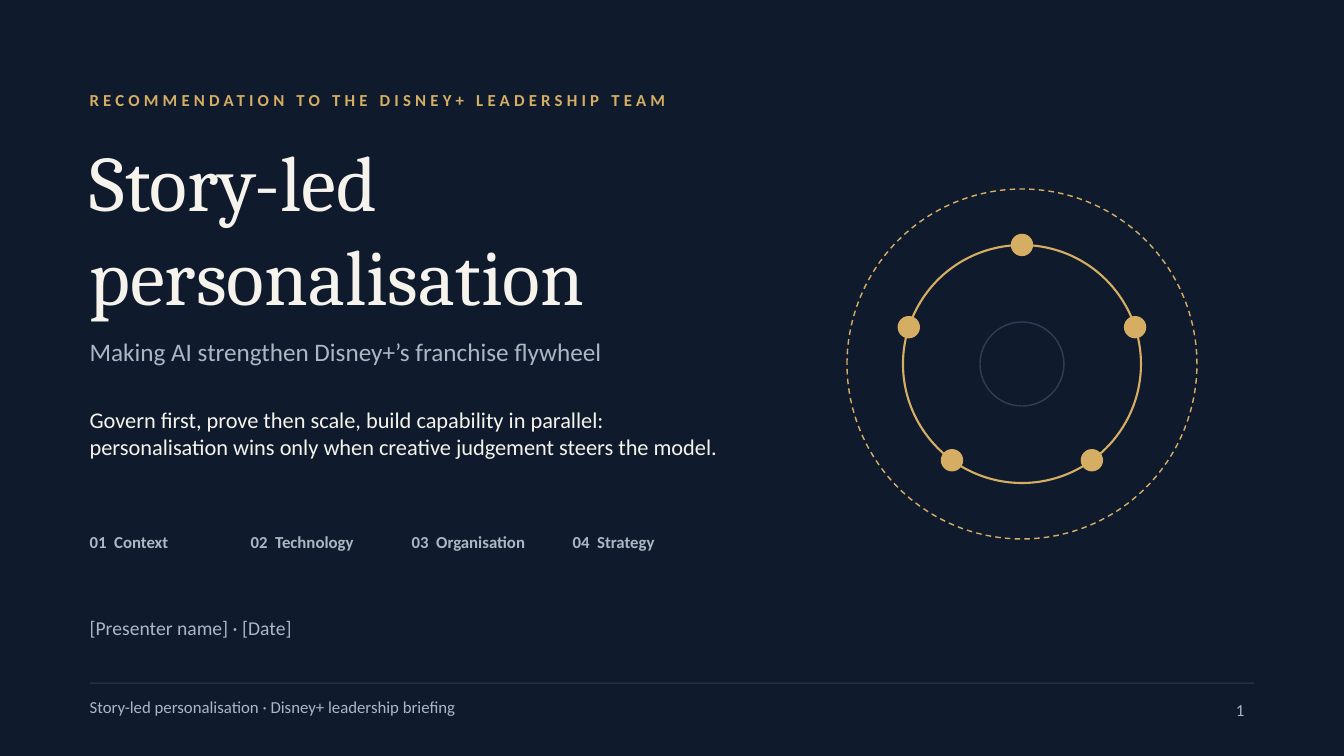
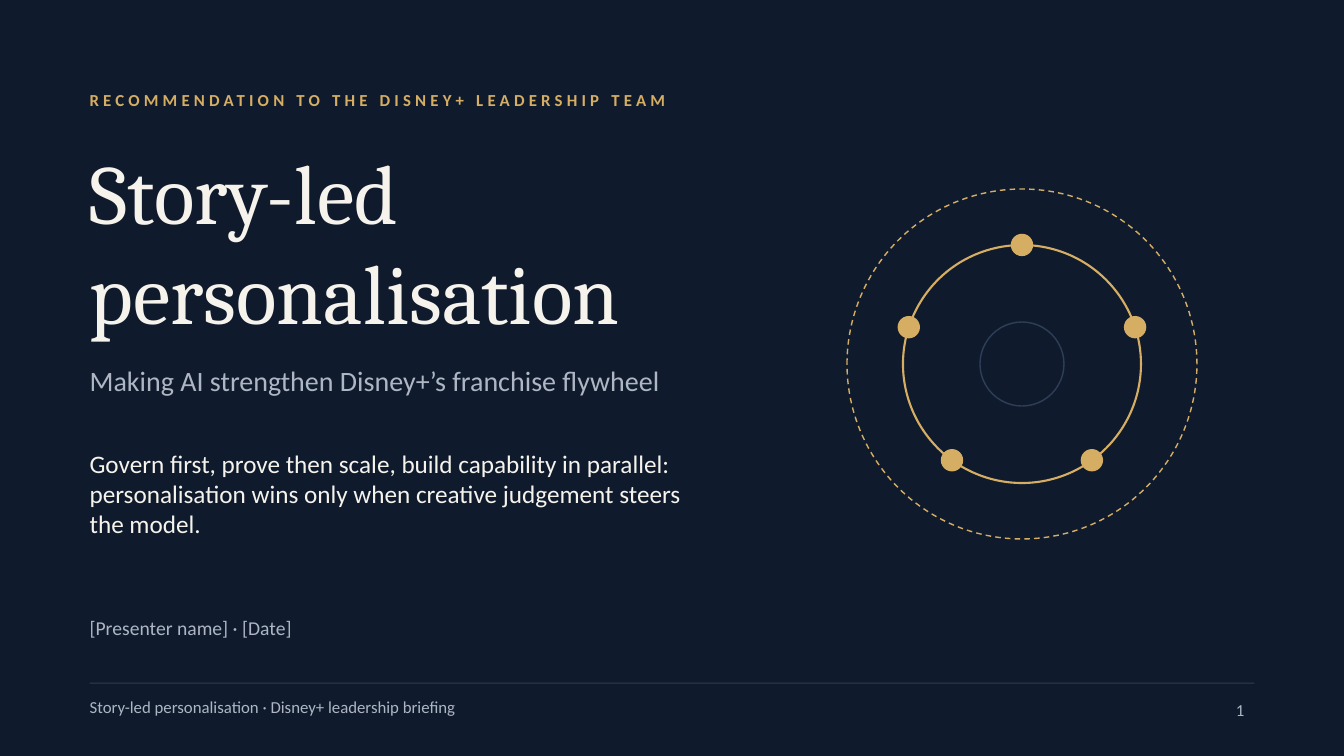
Before and after one commit to karanrg22-svg/skill, a slide deck: slide 1 of output/A_Corporate_Editorial.pptx. Drawn at 1344x756 pixels with LibreOffice and Linux fonts; fonts in the diff are those of the drawing. Boxes give left, top, right and bottom in pixels: in the first picture for what was removed or moved away, otherwise in the second. Text is boxed around its words. In the diff, an @@ line names an element or a change of style, - is before the commit and + after.

```diff
--- a/output/A_Corporate_Editorial.pptx
+++ b/output/A_Corporate_Editorial.pptx
@@ text "Story-led": place and size @@
-text "Story-led" at bbox=[90, 156, 585, 322]
+text "Story-led" at bbox=[90, 165, 620, 342]
@@ text "Story-led" at bbox=[90, 165, 620, 342]: size 56 to 60 pt @@
@@ text "Making AI strengthen Disney+’s franchise ...": place and size @@
-text "Making AI strengthen Disney+’s franchise ..." at bbox=[90, 343, 601, 366]
+text "Making AI strengthen Disney+’s franchise ..." at bbox=[90, 371, 659, 396]
@@ text "Making AI strengthen Disney+’s franchise ..." at bbox=[90, 371, 659, 396]: size 18 to 20 pt @@
@@ text "Govern first, prove then scale, ...": place and size @@
-text "Govern first, prove then scale, ..." at bbox=[90, 412, 717, 459]
+text "Govern first, prove then scale, ..." at bbox=[90, 455, 680, 533]
@@ text "Govern first, prove then scale, ..." at bbox=[90, 455, 680, 533]: size 16 to 18 pt @@
@@ text removed at bbox=[90, 537, 168, 548] @@
-01 Context
@@ text removed at bbox=[251, 536, 353, 551] @@
-02 Technology
@@ text removed at bbox=[412, 536, 525, 551] @@
-03 Organisation
@@ text removed at bbox=[573, 537, 654, 551] @@
-04 Strategy
```
Also in this commit, not shown: 10 other slides changed, 1 other file.
